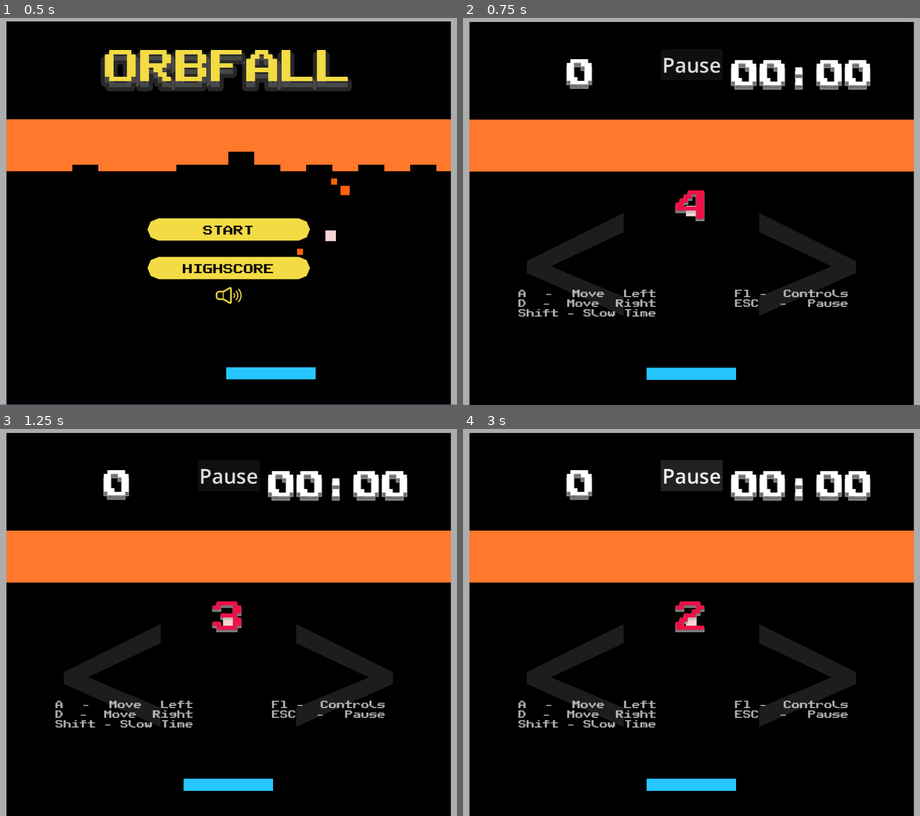
Above: before the commit, frames 1-4 (two rows, left to right).
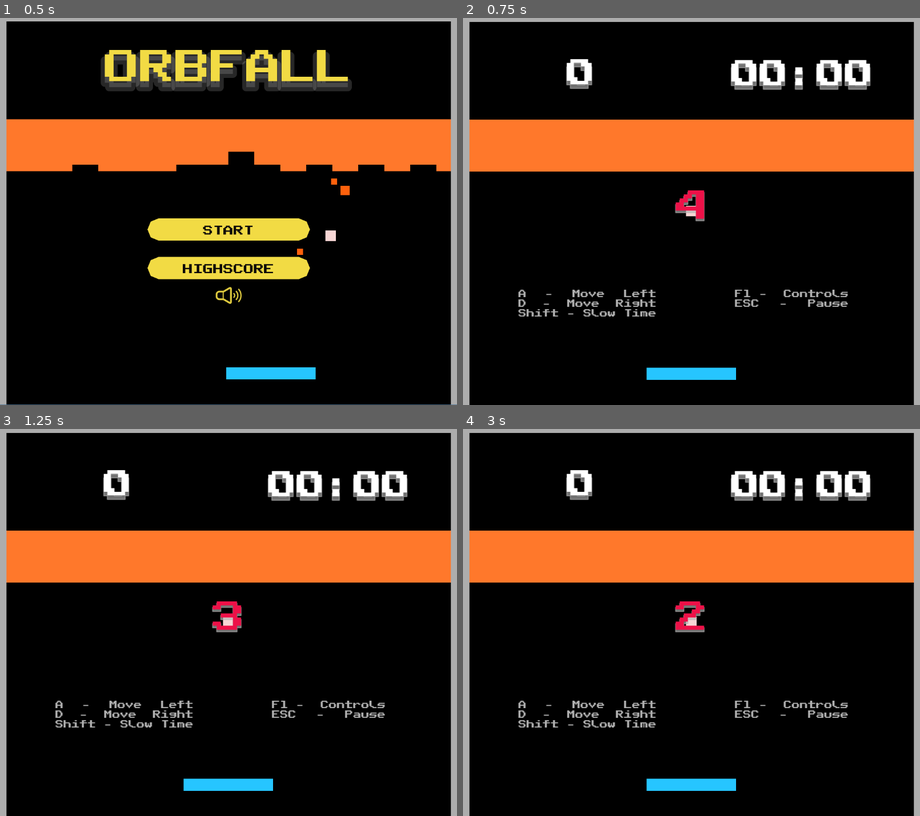
Above: after the commit, the same moments.

Repository: KeiGar/OrbFall
Game: Godot game, scene res://scenes/menus/main_menu_controls.tscn
The game is run twice, just before and just after one commit, with the same random seed, the same clock (stepped at 60 frames per second) and the same inputs.
Inputs (mouse positions are in pixels of both pictures, inside the frame that each line leads up to):
- Up to frame 1 (0.5 s): no input
- Up to frame 2 (0.75 s): click "START" at 0.5 s
- Up to frame 3 (1.25 s): no input
- Up to frame 4 (3 s): click (577, 668) at 1.25 s, where only the run before the commit has a clickable "<"; click (805, 668) at 2 s, where only the run before the commit has a clickable ">"; click (691, 475) at 2.75 s, where only the run before the commit has a clickable "Pause"

Frame 1 is identical in both runs. In frame 2, 3.6% of the frame differs, in the area x 14-86%, y 10-77%; in frame 3, 3.6%; in frame 4, 4.4%, in the area x 14-86%, y 8-77%.

Commit message:
code refactoring

Diff:
--- a/scenes/game_assets/game.tscn
+++ b/scenes/game_assets/game.tscn
@@ -173,6 +173,7 @@
 pitch_scale = 0.25
 
 [node name="MobileControlsOverlay" parent="." unique_id=1354855609 instance=ExtResource("9_mq2qo")]
+visible = false
 offset_top = -49.0
 offset_bottom = -49.0
 
--- a/scripts/game_assets/game.gd
+++ b/scripts/game_assets/game.gd
@@ -28,10 +28,7 @@
 	game_start.emit()
 	level_scenes.process_mode = Node.PROCESS_MODE_DISABLED
 	camera_original_pos = camera.position
-
-	if DisplayServer.is_touchscreen_available():
-		mobile_controls_overlay.visible = true
-		hud_game_controls.visible = false
+	show_mobile_overlay(true)
 
 func _process(delta: float) -> void:
 	readUserInput_GeneralControls()
@@ -79,15 +76,14 @@
 func unpauseGame() -> void:
 	isGamePaused = false
 	level_scenes.process_mode = Node.PROCESS_MODE_ALWAYS
-	if DisplayServer.is_touchscreen_available():
-		mobile_controls_overlay.visible = true
+	show_mobile_overlay(true)
 	unpause.emit()
 
 func pauseGame() -> void:
 	revertTime()
 	isGamePaused = true
 	level_scenes.process_mode = Node.PROCESS_MODE_DISABLED
-	mobile_controls_overlay.visible = false
+	show_mobile_overlay(false)
 	pause.emit()
 
 func quitGame() -> void:
@@ -116,7 +112,7 @@
 	audio_stream_player.play(0.1)
 	level_scenes.process_mode = Node.PROCESS_MODE_DISABLED
 	game_over_screen.visible = true
-	mobile_controls_overlay.visible = false
+	show_mobile_overlay(false)
 	gameEnded = true
 
 func _on_level_scenes_increment_points(incr: int) -> void:
@@ -126,3 +122,8 @@
 func _on_game_over_screen_btn_view_highscore_pressed() -> void:
 	PlayerVariables.player_score = player_score
 	get_tree().change_scene_to_file("res://scenes/menus/highscore_saving_screen.tscn")
+
+func show_mobile_overlay(visible: bool) -> void:
+	if DisplayServer.is_touchscreen_available():
+		mobile_controls_overlay.visible = visible
+		hud_game_controls.visible = false
